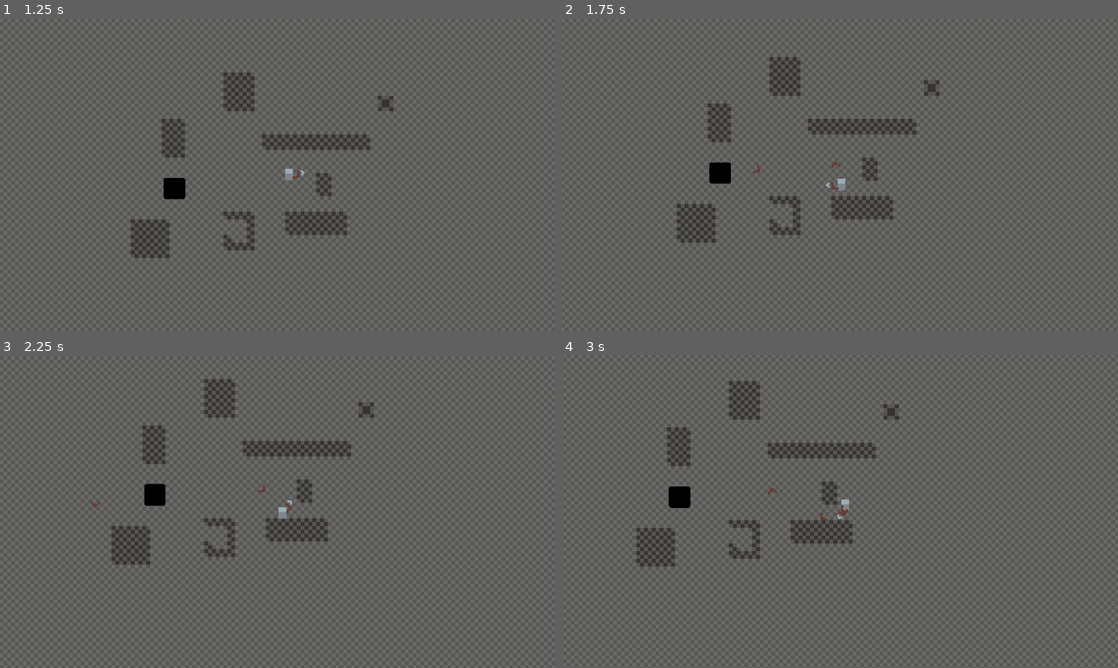
Above: before the commit, frames 1-4 (two rows, left to right).
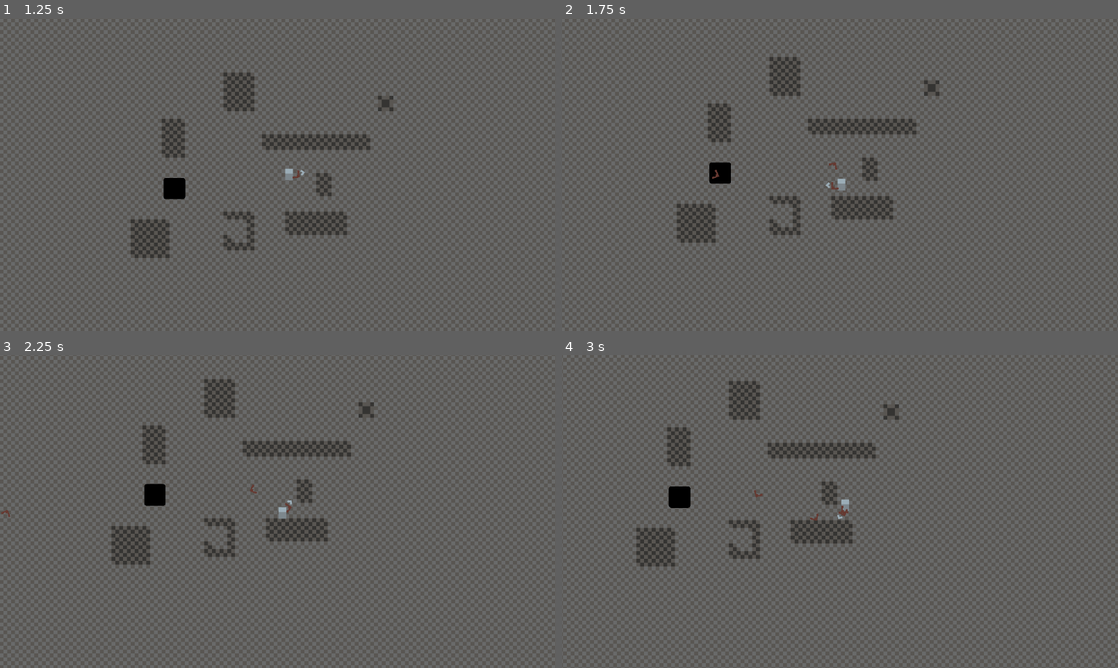
Above: after the commit, the same moments.

Repository: GudBoiNero/boomerang-boss-rush-mockup
Game: Godot game, scene res://levels/world.tscn
Two runs of this game, one before a commit and one after it. Both use one fixed random seed, a clock stepped at 60 frames per second and the inputs below. The engine's default icon, where the game draws it, is replaced by a stand-in: a white triangle on a blue panel in a dark square.
Inputs (mouse positions are in pixels of both pictures, inside the frame that each line leads up to):
- Up to frame 1 (1.25 s): tap Enter at 0.5 s; move the mouse to (400, 158) at 0.52 s; press the mouse at (400, 158) at 0.53 s; hold D (right) from 0.53 s (still down)
- Up to frame 2 (1.75 s): move the mouse to (728, 190) at 1.27 s; release D (right) at 1.28 s; release the mouse at (728, 190) at 1.28 s; hold S (down) from 1.28 s (still down); right-click (728, 190) at 1.35 s
- Up to frame 3 (2.25 s): move the mouse to (333, 442) at 2.02 s; release S (down) at 2.03 s; press the mouse at (333, 442) at 2.03 s; hold D (right) from 2.03 s (still down)
- Up to frame 4 (3 s): move the mouse to (812, 574) at 2.77 s; release D (right) at 2.78 s; release the mouse at (812, 574) at 2.78 s; hold W (up) from 2.78 s (still down); right-click (812, 574) at 2.85 s

Frame 1 is identical in both runs. In frame 2, less than 0.1% of the frame differs, in the area x 27-51%, y 45-52%; in frame 3, less than 0.1%; in frame 4, less than 0.1%, in the area x 34-52%, y 42-53%.

Commit message:
rotation

Diff:
--- a/player/boomerang.gd
+++ b/player/boomerang.gd
@@ -4,7 +4,7 @@
 @onready var sprite : Sprite2D = $SpriteAnchor/Sprite
 @onready var anchor : Node2D = $SpriteAnchor
 
-@export var MAX_DISTANCE := 400
+@export var MAX_DISTANCE := 600
 @export var MAX_WIDTH := 200
 
 var initial_strength : float = 0.0
@@ -25,5 +25,5 @@
 
 func _physics_process(delta: float) -> void:
 	anchor.look_at(position + velocity.normalized())
-	sprite.rotation_degrees += velocity.length() / 8
+	sprite.rotation_degrees += curve_sign() * velocity.length() / 8
 	move_and_slide()
--- a/player/boomerang_controller.gd
+++ b/player/boomerang_controller.gd
@@ -31,7 +31,6 @@
 		boomerang.initial_strength = _held / TIME_TO_MAX
 		boomerang.direction = aim
 		boomerang.curve_left = PlayerInputService.last_throw_held() == -1
-		print(boomerang.curve_left)
 
 		get_parent().get_parent().add_child(boomerang)
 		_held = 0.0
